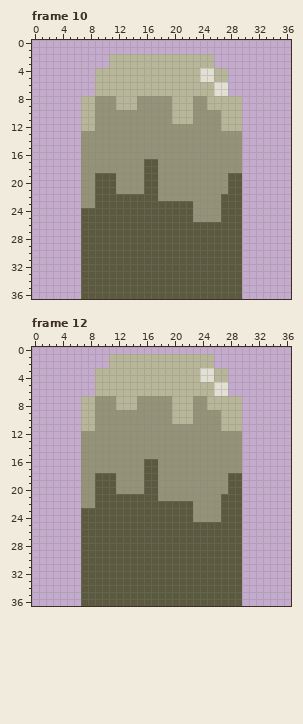
Animated GIF sprite -- images/mysterious_maid.gif. Above: the version before the commit.
The file is 37x37 pixels, 17 frames. Colours within 5 levels of each other are drawn and written as one. Shown: frame 10, frame 12. The commit also changed other frames, which this record leaves out.
The same view after the edit:
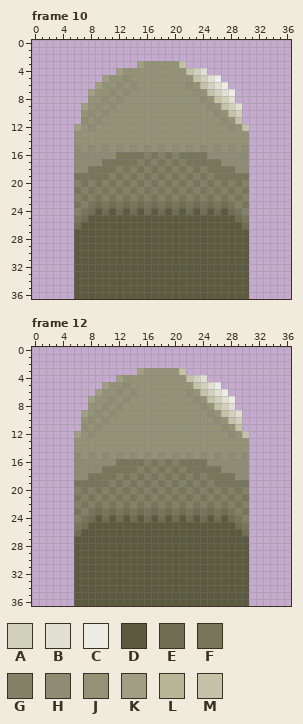
Palette (. is transparent): A #d1d0bc  B #e1e0d3  C #edece5  D #5b5a3f  E #6f6e53  F #77765b  G #838267  H #8e8d73  J #949378  K #a19f83  L #b8b698  M #c4c2a9
From old to new:
Changed rows in their new state; - is an unchanged pixel.
Frame 10:
first column x 6:
 2 -----...............-----
 3 -----....KJJJJJM....-----
 4 ---...KJJJJJJJJJMA-...---
 5 ---.KJJHJJJJJJJJJMA-C.---
 6 ---KJJHJHJJJJJJJHJMA-C---
 7 --KJJHJHJJJJJJJJJHJMA-C--
 8 -.J-H-HJJ-----JJJ-HJMAB.-
 9 -KJH-HJJJ-----JJJ--HJMAB-
10 -JH-H---------JJJ---HJMA-
11 -HJH----------JJJ----HJM-
12 KJH------------------JHJM
13 J-----------------------J
14 J-----------------------J
15 H-H-H-H-H-H-H-H-H-H-H-H-H
16 HHHHHHFFFFGFGFGFFFFHHHHHH
17 HHHHFFFFFGFGFGFGFFFFFHHHH
18 HHFFFFGFGFGFGFGFGFGFFFFHH
19 FFFFFGFGFGFGFGFGFGFGFFFFF
20 GFGFGFGFGFGFGFGFGFGFGFGFG
21 FGFGFGFGFGFGFGFGFGFGFGFGF
22 GFGFGFGFGFGFGFGFGFGFGFGFG
23 FGFEFEFEFEFEFEFEFEFEFEFGF
24 GFE-E-E-E-E-E-E-EDEDE-EFG
25 FE---------------DDDD--EF
26 E-----------------------E
27 D-----------------------D
28 D-----------------------D
29 D-----------------------D
30 D-----------------------D
31 D-----------------------D
32 D-----------------------D
33 D-----------------------D
34 D-----------------------D
35 D-----------------------D
36 D-----------------------D
Frame 12:
first column x 6:
 1 -----...............-----
 2 -----...............-----
 3 ---......KJJJJJM......---
 4 ---...KJJJJJJJJJMA-...---
 5 ---.KJJHJJJJJJJJJMABC.---
 6 ---KJJHJHJJJJJJJHJMA-C---
 7 -.K--HJHJ-----JJJH-MABC.-
 8 -.J-H-HJJ-----JJJ-HJMAB.-
 9 -KJH-H--------JJJ--H-MAB-
10 -JH-H---------JJJ---HJMA-
11 -HJH-----------------HJM-
12 K-H-------------------H-M
13 J-----------------------J
14 J-----------------------J
15 H-H-H-H-H-H-H-H-H-H-H-H-H
16 HHHHHHFFFFGFGFGFFFFHHHHHH
17 HHHHFFFFFGFGFGFGFFFFFHHHH
18 HHFFFFGFGFGFGFGFGFGFFFFHH
19 FFFFFGFGFGFGFGFGFGFGFFFFF
20 GFGFGFGFGFGFGFGFGFGFGFGFG
21 FGFGFGFGFGFGFGFGFGFGFGFGF
22 GFGFGFGFGFGFGFGFGFGFGFGFG
23 FGFEFEFEFEFEFEFEFEFEFEFGF
24 GFE-E-E-E-E-E-E-EDEDE-EFG
25 FE---------------------EF
26 E-----------------------E
27 D-----------------------D
28 D-----------------------D
29 D-----------------------D
30 D-----------------------D
31 D-----------------------D
32 D-----------------------D
33 D-----------------------D
34 D-----------------------D
35 D-----------------------D
36 D-----------------------D
